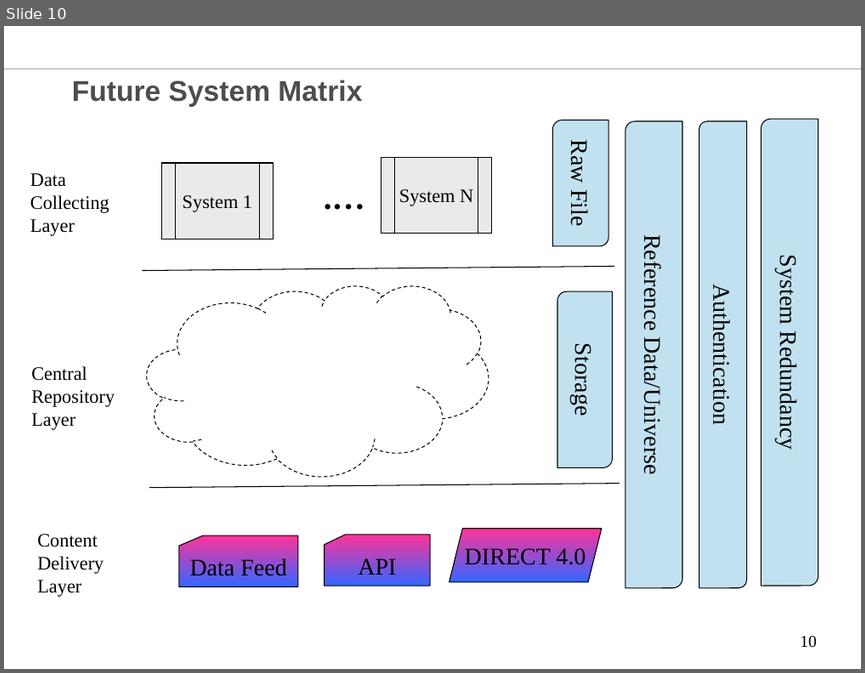
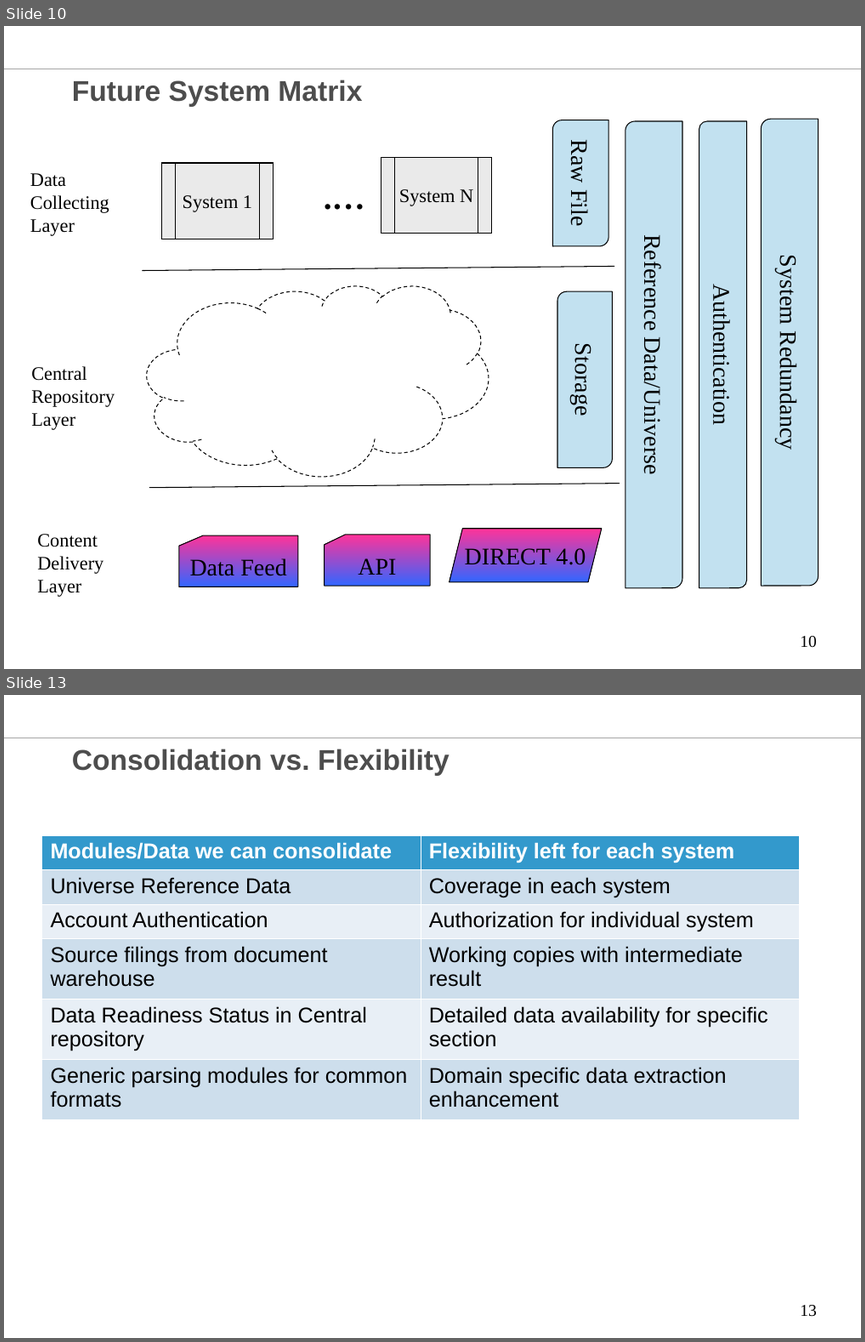
Before and after one commit to chenglx/myenv, a slide deck: Equity Data Technology Vision.ppt. Shown one above the other, each under a label of ours: slide 10 before the commit, slides 10 and 13 after it; the slides between them are not shown. The pictures are 865x673 and 865x1342 pixels, drawn with LibreOffice and Linux fonts; fonts in the diff are those of the drawing; background and template pictures are left out. Boxes give left, top, right and bottom in pixels: in the first picture for what was removed or moved away, otherwise in the second. Text is boxed around its words. In the diff, an @@ line names an element or a change of style, - is before the commit and + after.

```diff
--- a/Equity Data Technology Vision.ppt
+++ b/Equity Data Technology Vision.ppt
@@ slide 13 added at (x1=4, y1=695, x2=861, y2=1338), background #FFFFFF; not listed: 1 template element that a slide beside it also shows @@
@@ title added at (x1=72, y1=749, x2=449, y2=776), 24 pt, text #4D4D4D, bold @@
+Consolidation vs. Flexibility
@@ table added at (x1=41, y1=835, x2=799, y2=1111), 6 rows, 2 columns @@
+Modules/Data we can consolidate | Flexibility left for each system
+Universe Reference Data | Coverage in each system
+Account Authentication | Authorization for individual system
+Source filings from document warehouse | Working copies with intermediate result
+Data Readiness Status in Central repository | Detailed data availability for specific section
+Generic parsing modules for common formats | Domain specific data extraction enhancement
@@ page number added at (x1=800, y1=1304, x2=817, y2=1316), 14 pt, text #000000 @@
+13
```
Also in this commit, not shown: 4 slides changed, 2 other slides added.
